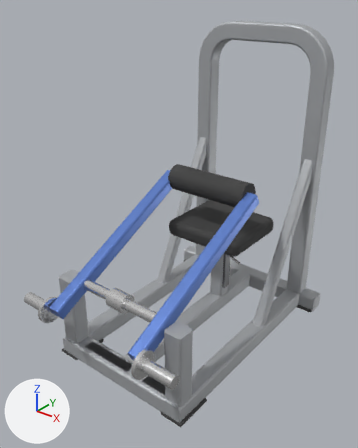
Before and after pictures for a commit that changed the glTF model catalogs/ludus/models/LD-A025/model.glb.
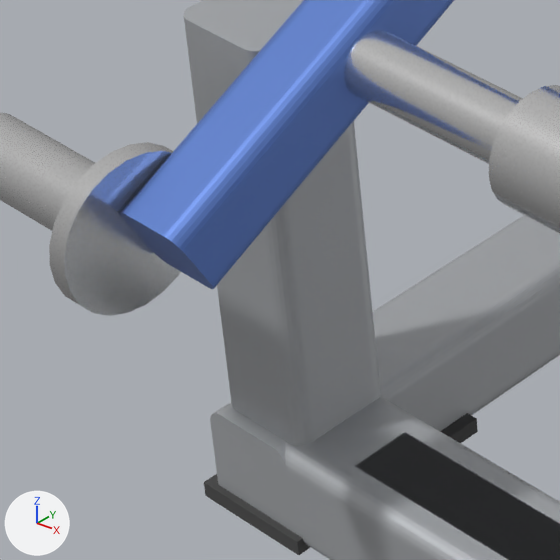
The first picture shows the older version from a camera (50 mm lens) standing at (1.202, -1.547, 1.529) and looking at (0.004, -0.049, 0.6). The close-ups show the older and then the newer version on the part from 8% to 33% of the width and 61% to 81% of the height of that picture. Only the edits that show in the close-ups are written down. Every picture has the same lights, and +X, +Y and +Z are marked at lower left. Where no turn or scale is listed for an object, it has been applied to the vertices.
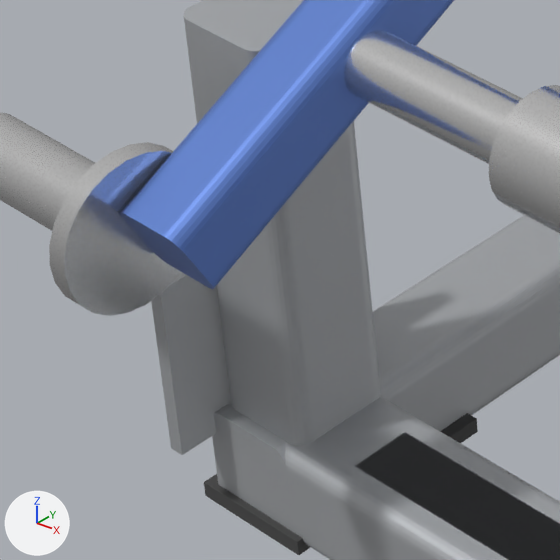
Changed parts and their boxes (x1, y1, x2, y2) in the close-ups (560 x 560 px):
```json
{"object": "gusset.001", "change": "added", "after": [151, 272, 231, 455]}
```

The change, as JSON lines over the scene's bpy script:
```json
{"op": "add", "block": "me_mesh_8_1", "code": ["me_mesh_8_1 = bpy.data.meshes.new('Mesh_8')", "me_mesh_8_1.from_pydata(...)  # a box spanning x -0.5..0.5, y -0.5..0.5, z -0.5..0.5", "me_mesh_8_1.materials.append(mat_frame)  # grey #b4b7ba"]}
{"op": "add", "block": "ob_gusset_001", "code": ["ob_gusset_001 = bpy.data.objects.new('gusset.001', me_mesh_8_1)", "ob_gusset_001.parent = ob_lever_support", "ob_gusset_001.location = (-0.341, -0.704, 0.13)", "ob_gusset_001.scale = (0.012, 0.16, 0.14)"]}
```
